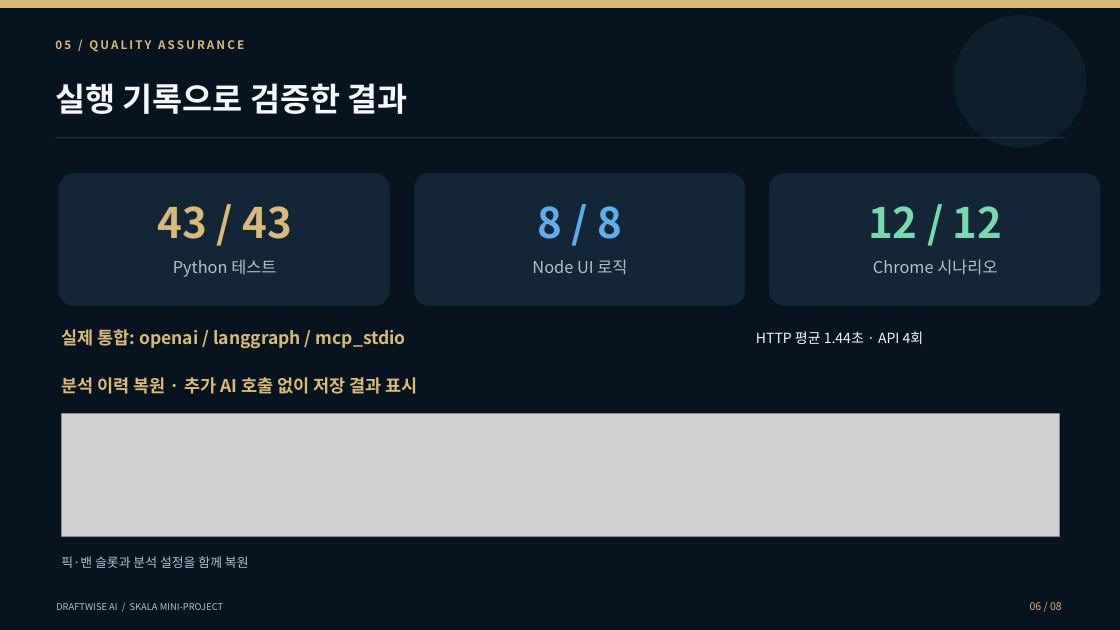
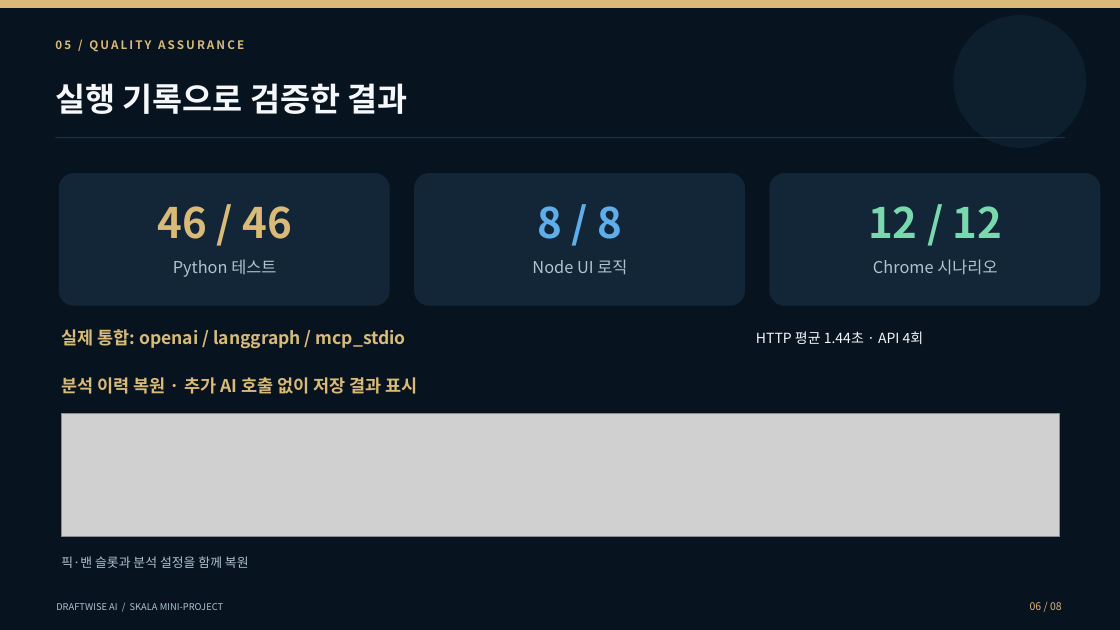
Before and after one commit to ii2001/DraftWise-AI, a slide deck: slide 6 of presentation/DraftWise_AI_5min_FINAL.pptx. Drawn at 1120x630 pixels with LibreOffice and Linux fonts; fonts in the diff are those of the drawing; grey boxes stand for pictures. Boxes give left, top, right and bottom in pixels: in the first picture for what was removed or moved away, otherwise in the second. Text is boxed around its words. In the diff, an @@ line names an element or a change of style, - is before the commit and + after.

```diff
--- a/presentation/DraftWise_AI_5min_FINAL.pptx
+++ b/presentation/DraftWise_AI_5min_FINAL.pptx
@@ text at box(157, 206, 292, 239): text changed @@
-43 / 43
+46 / 46
```
Also in this commit, not shown: 1 other slide changed, 22 other files.
